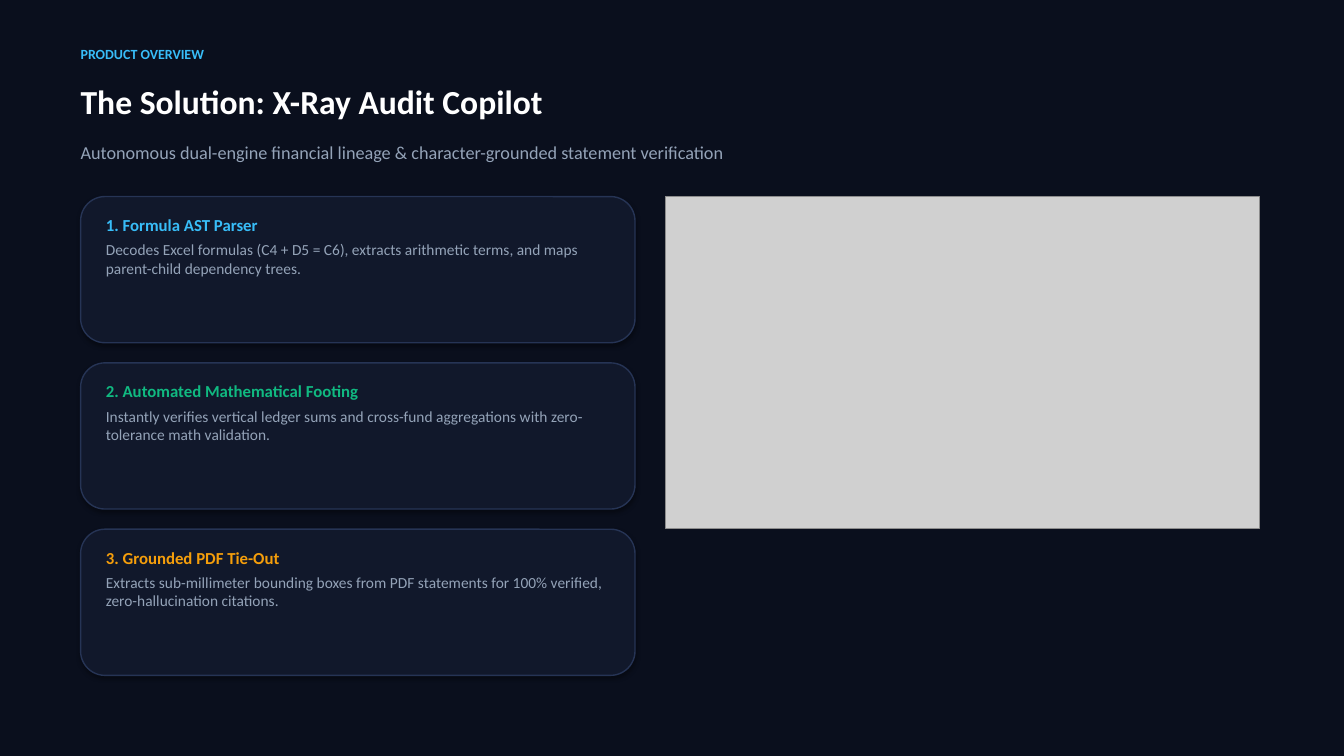
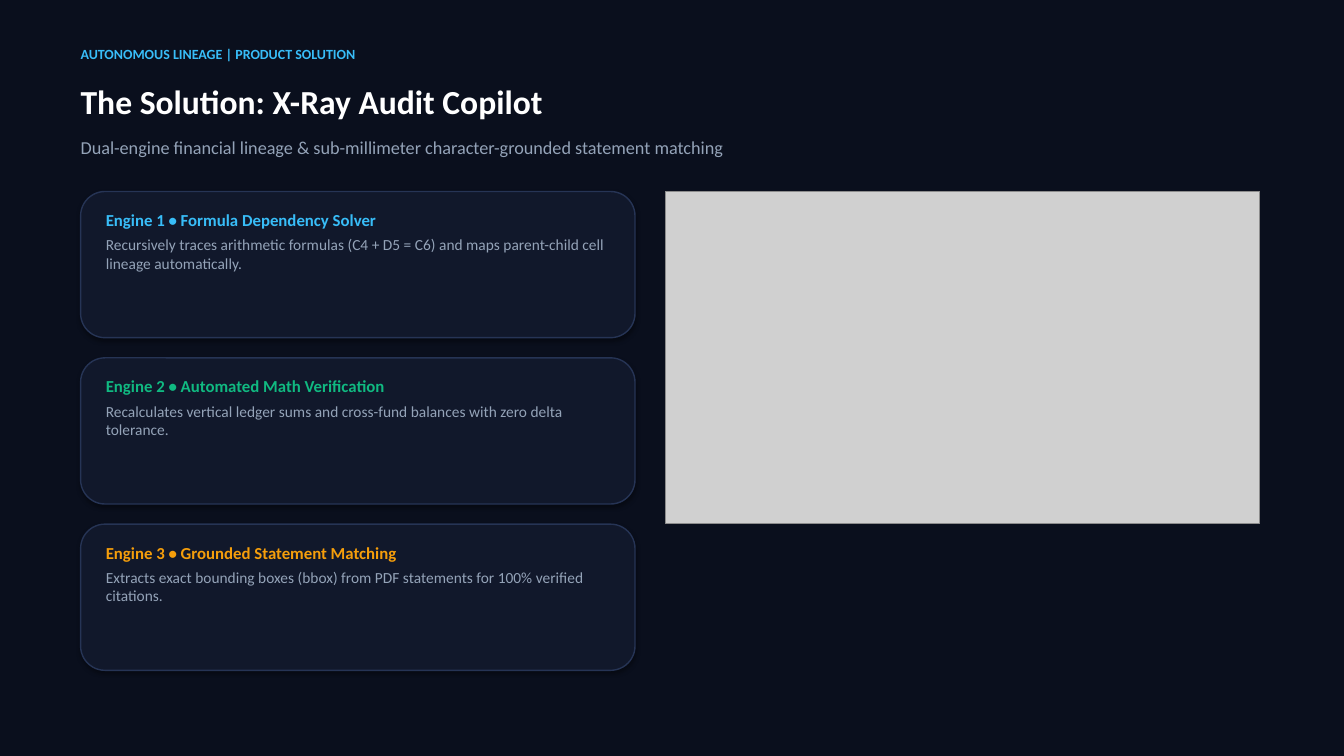
Before and after one commit to prkshverma09/audit-copilot, a slide deck: slide 2 of presentation/X-Ray_Audit_Copilot_Demo_Slides.pptx. Drawn at 1344x756 pixels with LibreOffice and Linux fonts; fonts in the diff are those of the drawing; grey boxes stand for pictures. Boxes give left, top, right and bottom in pixels: in the first picture for what was removed or moved away, otherwise in the second. Text is boxed around its words. In the diff, an @@ line names an element or a change of style, - is before the commit and + after.

Commit message:
refactor(slides): simplify copy, make slides minimalist, and eliminate 'footing' and 'tie-out' jargon

```diff
--- a/presentation/X-Ray_Audit_Copilot_Demo_Slides.pptx
+++ b/presentation/X-Ray_Audit_Copilot_Demo_Slides.pptx
@@ text at <box>81,50,355,59</box>: text changed @@
-PRODUCT OVERVIEW
+AUTONOMOUS LINEAGE | PRODUCT SOLUTION
@@ text at <box>81,141,723,157</box>: text changed @@
-Autonomous dual-engine financial lineage & character-grounded statement verification
+Dual-engine financial lineage & sub-millimeter character-grounded statement matching
@@ text at <box>106,214,603,272</box>: text changed @@
-1. Formula AST Parser
-Decodes Excel formulas (C4 + D5 = C6), extracts arithmetic terms, and maps parent-child dependency trees.
+Engine 1 • Formula Dependency Solver
+Recursively traces arithmetic formulas (C4 + D5 = C6) and maps parent-child cell lineage automatically.
@@ text at <box>106,380,563,435</box>: text changed @@
-2. Automated Mathematical Footing
-Instantly verifies vertical ledger sums and cross-fund aggregations with zero-tolerance math validation.
+Engine 2 • Automated Math Verification
+Recalculates vertical ledger sums and cross-fund balances with zero delta tolerance.
@@ 3 rounded rectangles, 1 picture: place and size @@
-3 rounded rectangles, 1 picture at <box>81,197,1260,676</box>
+3 rounded rectangles, 1 picture at <box>81,192,1260,670</box>
@@ text at <box>106,547,583,601</box>: text changed @@
-3. Grounded PDF Tie-Out
-Extracts sub-millimeter bounding boxes from PDF statements for 100% verified, zero-hallucination citations.
+Engine 3 • Grounded Statement Matching
+Extracts exact bounding boxes (bbox) from PDF statements for 100% verified citations.
```
Also in this commit, not shown: 3 other slides changed, 3 other files.
